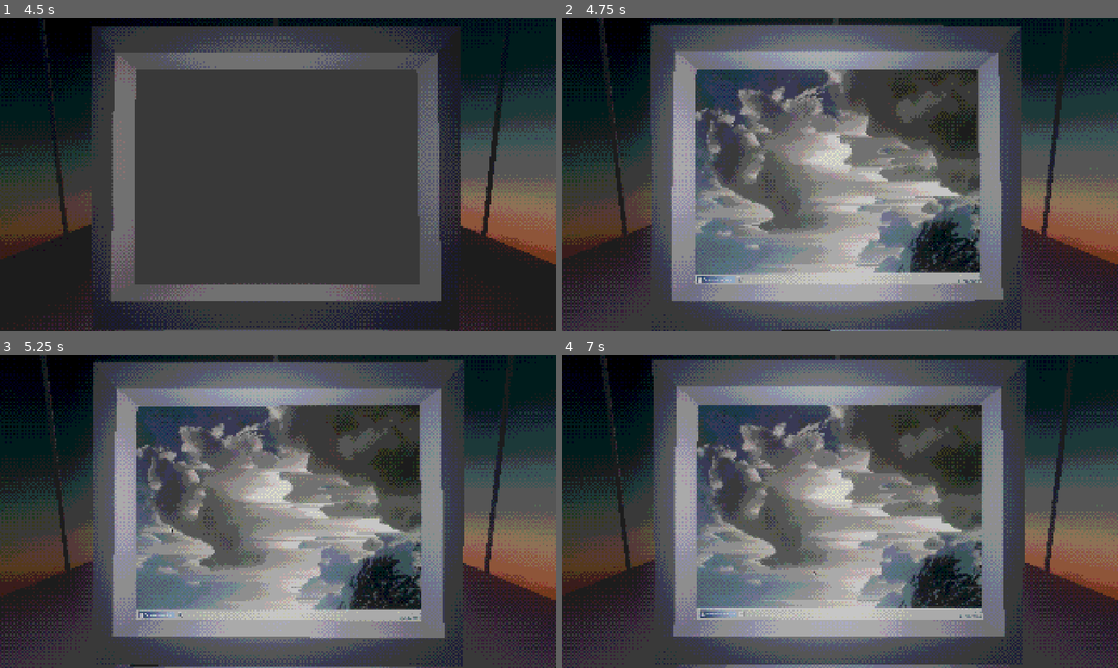
Above: before the commit, frames 1-4 (two rows, left to right).
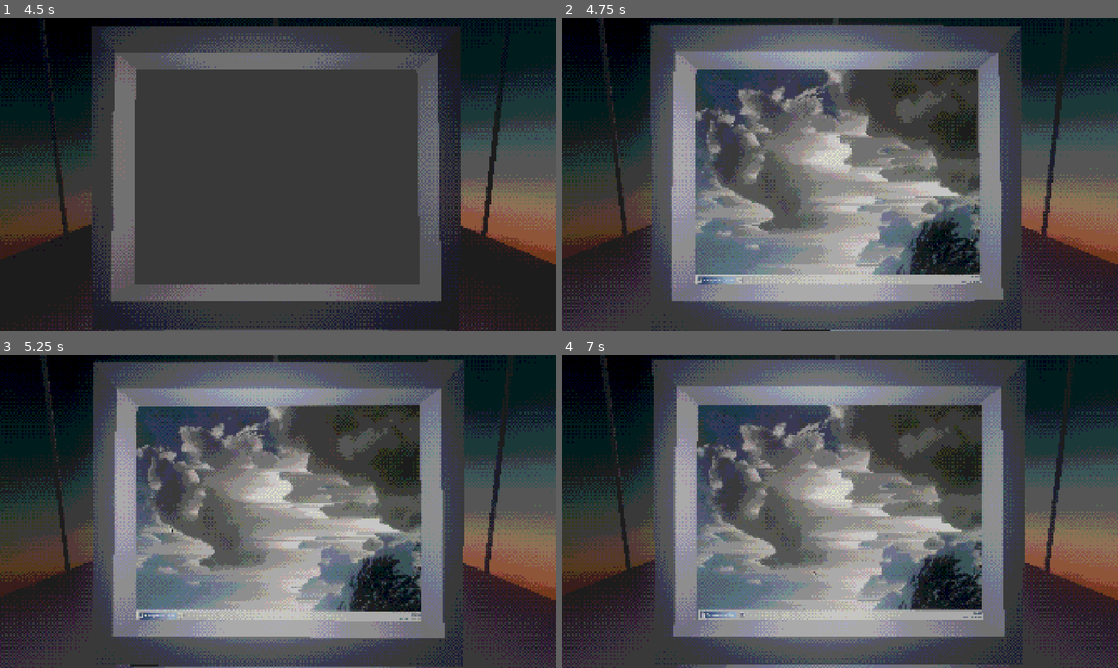
Above: after the commit, the same moments.

Repository: blurrlovesyou/a-3
Game: Godot game, scene res://scenes/mainscene.tscn
Same seed, same stepped clock (60 frames per second), same inputs: the game is played once before the commit and once after it. Video files are missing from this copy of the repository; at most half a second of black plays in their place.
Inputs (mouse positions are in pixels of both pictures, inside the frame that each line leads up to):
- Up to frame 1 (4.5 s): tap Enter (ui_accept) at 0.5, 0.77, 1.52, 3.02, 3.77 s; move the mouse to (272, 180) at 0.52 s; hold E (interact) 0.53-1.28 s; hold Up (ui_up) 0.53-2.78 s; move the mouse to (316, 177) at 1.27 s; tap Shift at 1.35, 2.85, 4.35 s; move the mouse to (233, 171) at 2.02 s; hold E (interact) 2.03-2.78 s; move the mouse to (283, 174) at 2.77 s; hold Left (ui_left) 2.78-3.53 s; tap E (interact) at 3.5 s; move the mouse to (255, 168) at 3.52 s; hold Up (ui_up) 3.53-4.28 s; hold E (interact) 3.53-4.28 s; move the mouse to (400, 158) at 4.27 s; hold Right (ui_right) from 4.28 s (still down)
- Up to frame 2 (4.75 s): keep holding Right (ui_right); tap Enter (ui_accept) at 4.52 s
- Up to frame 3 (5.25 s): move the mouse to (166, 527) at 5.02 s; release Right (ui_right) at 5.03 s; hold Up (ui_up) from 5.03 s (still down); hold E (interact) from 5.03 s (still down)
- Up to frame 4 (7 s): move the mouse to (895, 442) at 5.77 s; release Up (ui_up) at 5.78 s; release E (interact) at 5.78 s; hold Right (ui_right) from 5.78 s (still down); tap Shift at 5.85 s; tap Enter (ui_accept) at 6.02, 6.77 s; move the mouse to (812, 574) at 6.52 s; hold E (interact) from 6.53 s (still down)

Frame 1 is identical in both runs. In frame 2, 2.1% of the frame differs, in the area x 15-83%, y 62-100%; in frame 3, 1.8%; in frame 4, 3.9%, in the area x 17-85%, y 58-99%.

Commit message:
WebCamCheck event added

Diff:
--- a/scenes/2dGame.tscn
+++ b/scenes/2dGame.tscn
@@ -7,6 +7,14 @@
 [ext_resource type="Theme" uid="uid://cv4hjhdlp7pih" path="res://texture/ui bullshit/ui_theme.tres" id="5_eyx7u"]
 [ext_resource type="Script" uid="uid://bfgyiax4fhp7e" path="res://scripts/clock.gd" id="6_2owd1"]
 [ext_resource type="FontFile" uid="uid://djtn5txgb4ak4" path="res://texture/ui bullshit/fonts/PixeloidSans-Bold.otf" id="7_eyx7u"]
+[ext_resource type="Script" uid="uid://caoyvbpwmd762" path="res://scenes/webcamevent.gd" id="8_2owd1"]
+[ext_resource type="Texture2D" uid="uid://ujcgmwygrym0" path="res://texture/ui bullshit/windows frame.png" id="9_vfc0v"]
+
+[sub_resource type="LabelSettings" id="LabelSettings_2owd1"]
+
+[sub_resource type="LabelSettings" id="LabelSettings_5i0pt"]
+font_size = 220
+font_color = Color(1, 0, 0, 1)
 
 [node name="Desktop" type="Control" unique_id=1109593309 node_paths=PackedStringArray("video_player", "stop_button")]
 custom_minimum_size = Vector2(1024, 768)
@@ -57,7 +65,10 @@
 anchor_top = 1.0
 anchor_right = 1.0
 anchor_bottom = 1.0
-offset_top = -768.0
+offset_left = 2.0
+offset_top = -765.0
+offset_right = 2.0
+offset_bottom = 3.0
 grow_horizontal = 2
 grow_vertical = 0
 texture = ExtResource("4_mnua4")
@@ -95,3 +106,188 @@
 theme_override_fonts/font = ExtResource("7_eyx7u")
 theme_override_font_sizes/font_size = 10
 text = "Anonymous User"
+
+[node name="WEBCAMEVENT" type="Node2D" parent="." unique_id=1524478349 node_paths=PackedStringArray("terminal_control", "failed_control", "cameraborder_control")]
+script = ExtResource("8_2owd1")
+min_wait_time = 10.0
+max_wait_time = 12.0
+terminal_flash_time = 0.5
+movement_threshold = 0.85
+sensitivity = 400.0
+terminal_control = NodePath("scary terminal")
+failed_control = NodePath("debugFAIL")
+cameraborder_control = NodePath("camera border")
+webcam_position = Vector2(140, 280)
+webcam_size = Vector2(480, 360)
+color_mode = 3
+
+[node name="scary terminal" type="NinePatchRect" parent="WEBCAMEVENT" unique_id=1306279855]
+visible = false
+texture_filter = 1
+anchors_preset = 9
+anchor_bottom = 1.0
+offset_left = 61.0
+offset_top = 170.0
+offset_right = 634.0
+offset_bottom = 524.0
+grow_vertical = 2
+scale = Vector2(0.75, 0.75)
+texture = ExtResource("9_vfc0v")
+draw_center = false
+region_rect = Rect2(0, 0, 544, 464)
+patch_margin_left = 17
+patch_margin_top = 47
+patch_margin_right = 16
+patch_margin_bottom = 41
+
+[node name="Margin" type="MarginContainer" parent="WEBCAMEVENT/scary terminal" unique_id=1181139079]
+layout_mode = 1
+anchors_preset = 15
+anchor_right = 1.0
+anchor_bottom = 1.0
+grow_horizontal = 2
+grow_vertical = 2
+theme_override_constants/margin_left = 17
+theme_override_constants/margin_top = 47
+theme_override_constants/margin_right = 16
+theme_override_constants/margin_bottom = 41
+
+[node name="Content" type="Control" parent="WEBCAMEVENT/scary terminal/Margin" unique_id=534272475]
+layout_mode = 2
+
+[node name="ColorRect" type="ColorRect" parent="WEBCAMEVENT/scary terminal/Margin/Content" unique_id=1397780526]
+layout_mode = 0
+offset_right = 540.0
+offset_bottom = 266.0
+color = Color(0, 0, 0, 1)
+
+[node name="Label" type="Label" parent="WEBCAMEVENT/scary terminal/Margin/Content" unique_id=2128579846]
+layout_mode = 0
+offset_left = 3.0
+offset_top = 3.0
+offset_right = 512.0
+offset_bottom = 288.0
+theme_override_fonts/font = ExtResource("7_eyx7u")
+theme_override_font_sizes/font_size = 10
+text = "Microsoft Windows XP [Version 5.1.2600]
+(C) Copyright 1985-2001 Microsoft Corp.
+
+C:\\WINDOWS\\system32> rundll32.exe avicap32.dll,
+CapCreateCaptureWindow
+[DEV_CAM0] stream bound -> 192.168.1.104:4444
+Watching . . ."
+label_settings = SubResource("LabelSettings_2owd1")
+
+[node name="TitleBar" type="HBoxContainer" parent="WEBCAMEVENT/scary terminal" unique_id=1492495976]
+layout_mode = 1
+anchors_preset = 10
+anchor_right = 1.0
+offset_left = 8.0
+offset_top = 5.0
+offset_right = -7.0
+offset_bottom = 29.0
+grow_horizontal = 2
+offset_transform_enabled = true
+theme_override_constants/separation = 4
+
+[node name="Icon" type="TextureRect" parent="WEBCAMEVENT/scary terminal/TitleBar" unique_id=94385518]
+custom_minimum_size = Vector2(22, 22)
+layout_mode = 2
+size_flags_vertical = 4
+stretch_mode = 5
+
+[node name="Title" type="Label" parent="WEBCAMEVENT/scary terminal/TitleBar" unique_id=1734142003]
+layout_mode = 2
+size_flags_horizontal = 3
+theme_override_fonts/font = ExtResource("7_eyx7u")
+text = "Terminal "
+vertical_alignment = 1
+
+[node name="MinButton" type="TextureButton" parent="WEBCAMEVENT/scary terminal/TitleBar" unique_id=1190142121]
+layout_mode = 2
+
+[node name="CloseButton" type="TextureButton" parent="WEBCAMEVENT/scary terminal/TitleBar" unique_id=213943317]
+layout_mode = 2
+
+[node name="debugFAIL" type="Control" parent="WEBCAMEVENT" unique_id=737549676]
+visible = false
+layout_mode = 3
+anchors_preset = 0
+offset_right = 40.0
+offset_bottom = 40.0
+
+[node name="Label" type="Label" parent="WEBCAMEVENT/debugFAIL" unique_id=26812053]
+layout_mode = 0
+offset_left = 38.0
+offset_top = 239.0
+offset_right = 1149.0
+offset_bottom = 545.0
+theme_override_fonts/font = ExtResource("7_eyx7u")
+theme_override_font_sizes/font_size = 10
+text = "FAILED"
+label_settings = SubResource("LabelSettings_5i0pt")
+
+[node name="camera border" type="NinePatchRect" parent="WEBCAMEVENT" unique_id=234814405]
+visible = false
+texture_filter = 1
+anchors_preset = 9
+anchor_bottom = 1.0
+offset_left = 127.00001
+offset_top = 245.0
+offset_right = 800.3334
+offset_bottom = 813.0
+grow_vertical = 2
+scale = Vector2(0.75, 0.75)
+texture = ExtResource("9_vfc0v")
+draw_center = false
+region_rect = Rect2(0, 0, 544, 464)
+patch_margin_left = 17
+patch_margin_top = 47
+patch_margin_right = 16
+patch_margin_bottom = 41
+
+[node name="Margin" type="MarginContainer" parent="WEBCAMEVENT/camera border" unique_id=1395765759]
+layout_mode = 1
+anchors_preset = 15
+anchor_right = 1.0
+anchor_bottom = 1.0
+grow_horizontal = 2
+grow_vertical = 2
+theme_override_constants/margin_left = 17
+theme_override_constants/margin_top = 47
+theme_override_constants/margin_right = 16
+theme_override_constants/margin_bottom = 41
+
+[node name="Content" type="Control" parent="WEBCAMEVENT/camera border/Margin" unique_id=2110855629]
+layout_mode = 2
+
+[node name="TitleBar" type="HBoxContainer" parent="WEBCAMEVENT/camera border" unique_id=1653940153]
+layout_mode = 1
+anchors_preset = 10
+anchor_right = 1.0
+offset_left = 8.0
+offset_top = 5.0
+offset_right = -7.0
+offset_bottom = 29.0
+grow_horizontal = 2
+offset_transform_enabled = true
+theme_override_constants/separation = 4
+
+[node name="Icon" type="TextureRect" parent="WEBCAMEVENT/camera border/TitleBar" unique_id=1287307428]
+custom_minimum_size = Vector2(22, 22)
+layout_mode = 2
+size_flags_vertical = 4
+stretch_mode = 5
+
+[node name="Title" type="Label" parent="WEBCAMEVENT/camera border/TitleBar" unique_id=1067326168]
+layout_mode = 2
+size_flags_horizontal = 3
+theme_override_fonts/font = ExtResource("7_eyx7u")
+text = "DEV_CAM0"
+vertical_alignment = 1
+
+[node name="MinButton" type="TextureButton" parent="WEBCAMEVENT/camera border/TitleBar" unique_id=33689239]
+layout_mode = 2
+
+[node name="CloseButton" type="TextureButton" parent="WEBCAMEVENT/camera border/TitleBar" unique_id=257270866]
+layout_mode = 2
--- /dev/null
+++ b/scenes/webcamevent.gd
@@ -0,0 +1,371 @@
+extends Node2D
+##"webcam check" event challange
+## if user moves during the webcam check then they hit a fail state, otherwise it passes
+
+signal webcam_started
+signal webcam_ended #emitted on both success and fail
+signal succeeded
+signal failed
+
+#!!! take proper look at what to select if we export as EXE
+enum ColorMode {RAW_RGB, GRAYSCALE, YCBCR_SINGLE, YCBCR_SEPARATE}
+
+@export_group("Timing")
+@export var min_wait_time: float = 20.0
+@export var max_wait_time: float = 60.0
+@export var webcam_duration: float = 10.0
+@export var terminal_flash_time: float = 0.15
+#seconds at the start of the visible event where movement is ignored.
+@export var grace_time: float = 0.5
+@export var prewarm_lead_time: float = 2.0 #time for the camera to send frames
+@export var prewarm_timeout: float = 8.0 #if no frames after 8 sec, send error
+
+@export_group("Movement")
+@export_range(0.0, 1.0, 0.01) var movement_threshold: float = 0.4
+@export var sensitivity: float = 300.0 #mulitplier (also check this on multiple devices if it holds up)
+@export_range(0.01, 1.0, 0.01) var meter_smoothing: float = 0.4
+
+@export_group("Controls")
+@export var terminal_control: Control
+@export var failed_control: Control
+@export var cameraborder_control: Control
+
+@export_group("Webcam View")
+@export var webcam_position: Vector2 = Vector2(40, 40)
+@export var webcam_size: Vector2 = Vector2(320, 240)
+@export var color_mode: ColorMode = ColorMode.RAW_RGB #CHECK BEST WITH TA BEFORE LAUNCH
+
+
+var webcam_active: bool = false
+const METER_WIDTH := 18.0
+const ANALYSIS_SIZE := Vector2i(32, 24)
+const ANALYSIS_INTERVAL := 0.1
+const READY_FRAMES := 5
+
+const SHADER_CODE := """
+shader_type canvas_item;
+
+uniform sampler2D cbcr_tex : filter_linear;
+uniform int mode = 0; // 0 raw, 1 gray (Y only), 2 YCbCr single, 3 YCbCr separate
+
+vec3 ycbcr_to_rgb(float y, float cb, float cr) {
+	cb -= 0.5;
+	cr -= 0.5;
+	return vec3(y + 1.402 * cr, y - 0.344136 * cb - 0.714136 * cr, y + 1.772 * cb);
+}
+
+void fragment() {
+	vec4 c = texture(TEXTURE, UV);
+	vec3 rgb = c.rgb;
+	if (mode == 1) {
+		rgb = vec3(c.r);
+	} else if (mode == 2) {
+		rgb = ycbcr_to_rgb(c.r, c.g, c.b);
+	} else if (mode == 3) {
+		vec2 cbcr = texture(cbcr_tex, UV).rg;
+		rgb = ycbcr_to_rgb(c.r, cbcr.x, cbcr.y);
+	}
+	COLOR = vec4(rgb, 1.0);
+}
+"""
+
+signal _event_finished(success: bool)
+
+var _view: Control
+var _texture_rect: TextureRect
+var _material: ShaderMaterial
+var _meter: ProgressBar
+var _threshold_line: ColorRect
+
+var _feed: CameraFeed
+var _cam_texture: CameraTexture
+var _cbcr_texture: CameraTexture
+var _applied_mode: int = -1
+
+var _running: bool = false
+var _aborted: bool = false
+var _camera_on: bool = false #camera running (hidden or visible)
+var _good_frames: int = 0
+var _elapsed: float = 0.0
+var _analysis_timer: float = 0.0
+var _prev_frame: PackedByteArray = PackedByteArray()
+var _motion: float = 0.0
+
+
+func _ready() -> void:
+	_build_webcam_view()
+	terminal_control.hide()
+	failed_control.hide()
+	cameraborder_control.hide()
+	CameraServer.set("monitoring_feeds", true) #aks for camera permission and list feeds
+	_running = true
+	_aborted = false
+	_run_loop()
+
+func _run_loop() -> void:
+	while _running:
+		var wait_time := randf_range(minf(min_wait_time, max_wait_time), maxf(min_wait_time, max_wait_time))
+		var lead := minf(prewarm_lead_time, wait_time)
+		await get_tree().create_timer(wait_time - lead).timeout
+		if not _running:
+			return
+
+		var t0 := Time.get_ticks_msec()
+		await _prewarm_camera()
+		if not _running: #keep checking as time passes
+			_close_camera()
+			return
+
+		var remaining := lead - (Time.get_ticks_msec() - t0) / 1000.0
+		if remaining > 0.0:
+			await get_tree().create_timer(remaining).timeout
+			if not _running:
+				_close_camera()
+				return
+
+		#flash the terminal for split second (as a warning for the plaer to not move and visual style)
+		terminal_control.show()
+		await get_tree().create_timer(terminal_flash_time).timeout
+		terminal_control.hide()
+
+		if not _running:
+			_close_camera()
+			return
+		_show_webcam()
+
+		var success: bool = await _event_finished
+		_close_camera()
+		if _aborted:
+			return
+
+		if success:
+			succeeded.emit()
+		else:
+			if failed_control:
+				failed_control.show()
+			failed.emit()
+			_running = false # stop after a fail
+
+
+
+# ----------------- CAMERA STUFF ---------------------------
+func _prewarm_camera() -> void:
+	await _activate_camera()
+	if _feed == null:
+		return
+
+	var waited := 0.0
+	while _running and _good_frames < READY_FRAMES and waited < prewarm_timeout:
+		await get_tree().create_timer(ANALYSIS_INTERVAL).timeout
+		waited += ANALYSIS_INTERVAL
+		_configure_textures()
+
+	if _good_frames < READY_FRAMES:
+		push_warning("WebcamEvent: camera did not deliver valid frames within %.1fs." % prewarm_timeout)
+
+
+func _activate_camera() -> void:
+	var feeds := CameraServer.feeds()
+	if feeds.is_empty():
+		await get_tree().create_timer(0.5).timeout
+		feeds = CameraServer.feeds()
+
+	_good_frames = 0
+	_prev_frame = PackedByteArray()
+	_applied_mode = -1
+	_motion = 0.0
+	_analysis_timer = 0.0
+
+	if feeds.is_empty():
+		push_warning("WebcamEvent: no camera feed found. Running without video (motion stays 0).")
+		_feed = null
+		_cam_texture = null
+		_cbcr_texture = null
+		_texture_rect.texture = null
+		_camera_on = true
+		return
+
+	_feed = feeds[0]
+	_feed.feed_is_active = true
+	_camera_on = true
+	_configure_textures()
+
+
+func _configure_textures() -> void:
+	if _feed == null:
+		return
+	var mode := color_mode
+	if mode == _applied_mode:
+		return
+	_applied_mode = mode
+
+	_cam_texture = CameraTexture.new()
+	_cam_texture.camera_feed_id = _feed.get_id()
+	match mode:
+		ColorMode.RAW_RGB:
+			_cam_texture.which_feed = CameraServer.FEED_RGBA_IMAGE
+		ColorMode.YCBCR_SINGLE:
+			_cam_texture.which_feed = CameraServer.FEED_YCBCR_IMAGE
+		_:
+			_cam_texture.which_feed = CameraServer.FEED_Y_IMAGE
+
+	_cbcr_texture = null
+	if mode == ColorMode.YCBCR_SEPARATE:
+		_cbcr_texture = CameraTexture.new()
+		_cbcr_texture.camera_feed_id = _feed.get_id()
+		_cbcr_texture.which_feed = CameraServer.FEED_CBCR_IMAGE
+
+	_texture_rect.texture = _cam_texture
+	_material.set_shader_parameter("mode", mode)
+	_material.set_shader_parameter("cbcr_tex", _cbcr_texture)
+	_good_frames = 0
+	_prev_frame = PackedByteArray()
+
+
+func _show_webcam() -> void:
+	_elapsed = 0.0
+	_motion = 0.0
+	_meter.value = 0.0
+	_update_threshold_line()
+	_view.show()
+	cameraborder_control.show()
+	webcam_active = true
+	webcam_started.emit()
+
+
+func _close_camera() -> void:
+	var was_visible := _view.visible
+	webcam_active = false
+	_camera_on = false
+	if _feed:
+		_feed.feed_is_active = false
+	_view.hide()
+	cameraborder_control.hide()
+	_prev_frame = PackedByteArray()
+	_good_frames = 0
+	if was_visible:
+		webcam_ended.emit()
+
+
+func _finish(success: bool, aborted: bool = false) -> void:
+	if not webcam_active:
+		return
+	webcam_active = false #stops judging immediately
+	_aborted = aborted
+	_event_finished.emit(success)
+
+
+func _process(delta: float) -> void:
+	if not _camera_on:
+		return
+
+	_analysis_timer += delta
+	if webcam_active:
+		_elapsed += delta
+
+	#sampoles frames the whole time the camera is on (also while hidden), so the first visible frame is always compared against a real previous frame
+	#otherwise it would trigger fail state the second there is input
+	if _analysis_timer >= ANALYSIS_INTERVAL:
+		_analysis_timer = 0.0
+		var raw := _sample_motion()
+		if webcam_active:
+			if raw < 0.0 or _elapsed < grace_time:
+				raw = 0.0
+			var target := clampf(raw * sensitivity, 0.0, 1.0)
+			_motion = lerpf(_motion, target, meter_smoothing)
+			_meter.value = _motion
+
+	if webcam_active:
+		if _elapsed >= grace_time and _motion > movement_threshold:
+			_finish(false) #succes
+		elif _elapsed >= webcam_duration:
+			_finish(true) #fail
+
+
+#average per-pixel brightness change vs. the previous frame (0..1).
+#retrns -1 if no input
+func _sample_motion() -> float:
+	if _cam_texture == null:
+		return -1.0
+	var img := _cam_texture.get_image()
+	if img == null or img.is_empty():
+		_good_frames = 0
+		_prev_frame = PackedByteArray()
+		return -1.0
+
+	img.resize(ANALYSIS_SIZE.x, ANALYSIS_SIZE.y, Image.INTERPOLATE_BILINEAR)
+	img.convert(Image.FORMAT_L8)
+	var data := img.get_data()
+
+	var brightness_sum := 0
+	var diff_sum := 0
+	var has_prev := _prev_frame.size() == data.size()
+	for i in data.size():
+		brightness_sum += data[i]
+		if has_prev:
+			diff_sum += absi(int(data[i]) - int(_prev_frame[i]))
+
+	if brightness_sum == 0:
+		#black frame = camera not delivering real data yet. (or user has tape on cam maybe idk)
+		_good_frames = 0
+		_prev_frame = PackedByteArray()
+		return -1.0
+
+	_good_frames += 1
+	_prev_frame = data
+	if not has_prev:
+		return 0.0
+	return float(diff_sum) / (data.size() * 255.0)
+
+
+#view the webcam and and the meterrrrrrr
+func _build_webcam_view() -> void:
+	_view = Control.new()
+	_view.name = "WebcamView"
+	_view.visible = false
+	add_child(_view)
+	_view.position = webcam_position
+
+	var shader := Shader.new()
+	shader.code = SHADER_CODE
+	_material = ShaderMaterial.new()
+	_material.shader = shader
+
+	_texture_rect = TextureRect.new()
+	_texture_rect.expand_mode = TextureRect.EXPAND_IGNORE_SIZE
+	_texture_rect.stretch_mode = TextureRect.STRETCH_KEEP_ASPECT_COVERED
+	_texture_rect.flip_h = true
+	_texture_rect.mouse_filter = Control.MOUSE_FILTER_IGNORE
+	_texture_rect.material = _material
+	_view.add_child(_texture_rect)
+	_texture_rect.position = Vector2.ZERO
+	_texture_rect.size = webcam_size
+
+	_meter = ProgressBar.new()
+	_meter.fill_mode = ProgressBar.FILL_BOTTOM_TO_TOP
+	_meter.show_percentage = false
+	_meter.min_value = 0.0
+	_meter.max_value = 1.0
+	_meter.step = 0.0
+	var fill := StyleBoxFlat.new()
+	fill.bg_color = Color(1, 0, 0, 0.6)
+	_meter.add_theme_stylebox_override("fill", fill)
+	var bg := StyleBoxFlat.new()
+	bg.bg_color = Color(0, 0, 0, 0.6)
+	_meter.add_theme_stylebox_override("background", bg)
+	_meter.mouse_filter = Control.MOUSE_FILTER_IGNORE
+	_view.add_child(_meter)
+	_meter.position = Vector2(webcam_size.x - 16.0, 0.0) #inside the window
+	_meter.size = Vector2(METER_WIDTH, webcam_size.y)
+
+	_threshold_line = ColorRect.new()
+	_threshold_line.color = Color.WHITE
+	_threshold_line.mouse_filter = Control.MOUSE_FILTER_IGNORE
+	_view.add_child(_threshold_line)
+	_update_threshold_line()
+
+
+func _update_threshold_line() -> void:
+	var y := webcam_size.y * (1.0 - movement_threshold)
+	_threshold_line.size = Vector2(METER_WIDTH + 8.0, 8.0)
+	_threshold_line.position = Vector2(webcam_size.x - 21.0, y - 1.0)
Not shown, added: scenes/webcamevent.gd.uid
